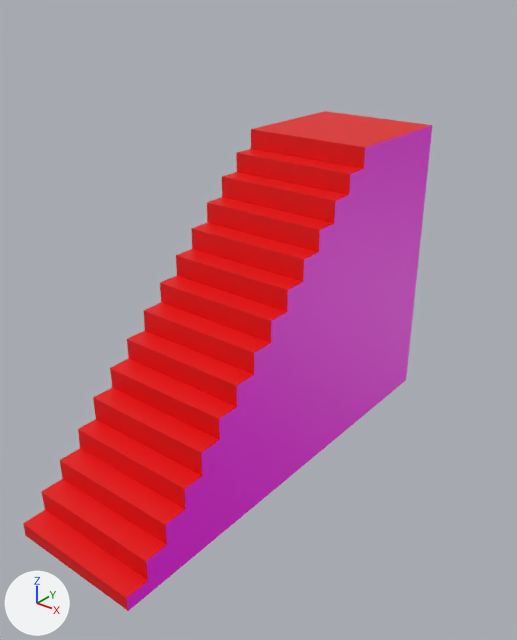
What one commit did to the FBX model Assets/Models/Environment/Stairs.fbx.
Before and after are seen from a 50 mm lens placed at (5.23, 32.91, 10.55), pointed at (0.39, 38.95, 6.81). Every picture has the same lights, and +X, +Y and +Z are marked at lower left. The first picture is the older version. Where no turn or scale is listed for an object, it has been applied to the vertices.

Script lines for the objects in view, before the commit:
```python
me_cube_012 = bpy.data.meshes.new('Cube.012')
me_cube_012.from_pydata(...)  # 62 vertices, 30 faces; spans x -0.87..0.88, y -4.45..1.45, z -1.0..3.0
me_cube_012.materials.append(mat_l)  # red #e70003
me_cube_071 = bpy.data.meshes.new('Cube.071')
me_cube_071.from_pydata(...)  # 68 vertices, 65 faces; spans x -0.87..0.88, y -4.45..1.45, z -1.0..3.0
me_cube_071.materials.append(mat_k)  # pink #ff00f3
ob_frontstairs = bpy.data.objects.new('Frontstairs', me_cube_012)
ob_frontstairs.location = (0.0, 40.67, 5.69)
ob_frontstairs_001 = bpy.data.objects.new('Frontstairs.001', me_cube_071)
ob_frontstairs_001.location = (0.0, 40.67, 5.69)
```
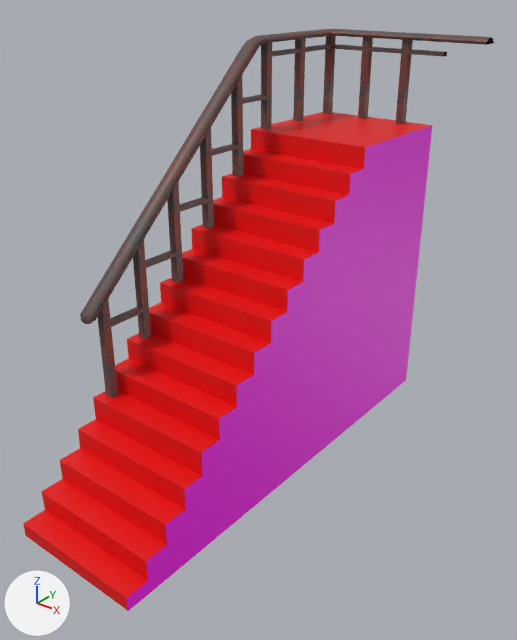
Pixel boxes [x1, y1, x2, y2] of what changed, in the pictures (517 x 640 px):
'Railing Curve_LOD0.001', added
    after: [80, 29, 494, 398]

The edits, one by one:
Picture 'HouseAddOnes_L_AlbedoTransparency.png' (img_houseaddones_l_albedotransparency_png) is new.
Material 'B' (mat_b) is new.
Its texture is img_houseaddones_l_albedotransparency_png.
Mesh me_cube_078 is new.
It has 452 vertices, 374 faces and spans x -0.91..1.56, y -3.36..1.49, z 0.31..4.15.
It uses material mat_b (picture img_houseaddones_l_albedotransparency_png).
Object 'Railing Curve_LOD0.001' (ob_railing_curve_lod0_001) is new; it shows me_cube_078.
Its location is (0.0, 40.67, 5.69).
